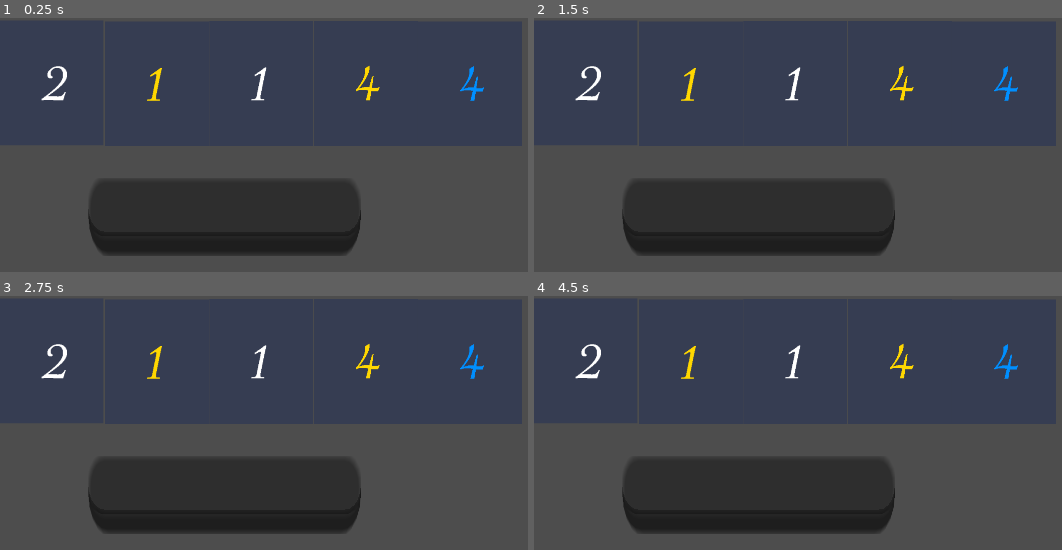
Above: before the commit, frames 1-4 (two rows, left to right).
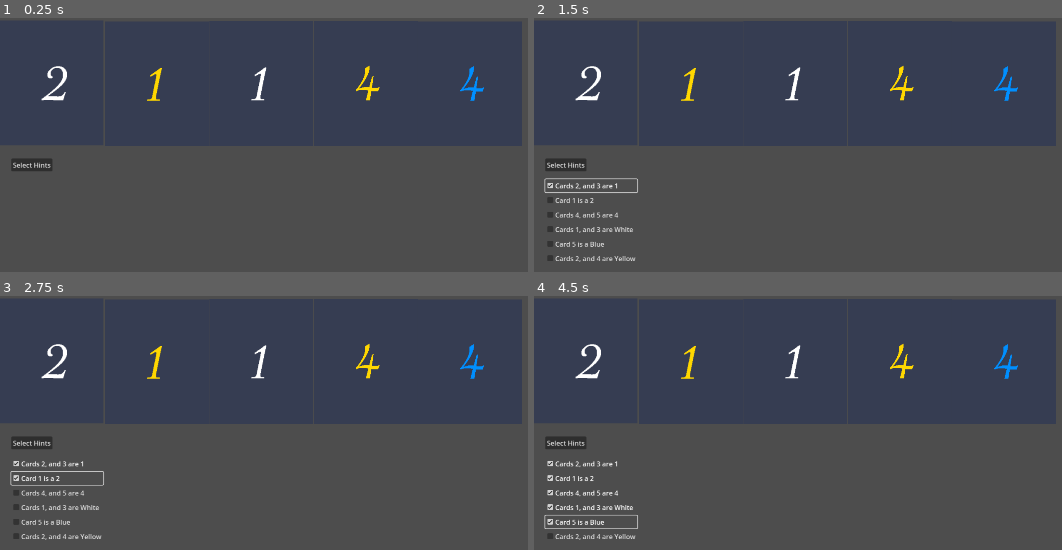
Above: after the commit, the same moments.

Repository: dbm19/hanabi
Game: Godot game, scene res://game_board.tscn
Two runs of this game, one before a commit and one after it. Both use one fixed random seed, a clock stepped at 60 frames per second and the inputs below.
Inputs (mouse positions are in pixels of both pictures, inside the frame that each line leads up to):
- Up to frame 1 (0.25 s): no input
- Up to frame 2 (1.5 s): click (565, 165) at 0.5 s, where only the run after the commit has a clickable "Select Hints"; click (592, 185) at 1.25 s, where only the run after the commit has a clickable "Cards 2, and 3 are 1"
- Up to frame 3 (2.75 s): click (58, 478) at 2 s, where only the run after the commit has a clickable "Card 1 is a 2"
- Up to frame 4 (4.5 s): click (592, 494) at 2.75 s, where only the run after the commit has a clickable "Cards 4, and 5 are 4"; click (592, 506) at 3.5 s, where only the run after the commit has a clickable "Cards 1, and 3 are White"; click (592, 522) at 4.25 s, where only the run after the commit has a clickable "Card 5 is a Blue"

The runs differ from the first frame. In frame 1, 15% of the frame differs, in the area x 2-69%, y 55-94%; in frame 2, 16%; in frame 3, 16%; in frame 4, 16%, in the area x 1-69%, y 55-97%.

Commit message:
Added hint UI

Diff:
--- /dev/null
+++ b/control.gd
@@ -0,0 +1,33 @@
+extends Control
+
+var dropdown_button: Button
+var item_list: VBoxContainer
+var items = Singleton.list_of_hints
+
+func _ready():
+	dropdown_button = Button.new()
+	dropdown_button.text = "Select Hints"
+	dropdown_button.connect("pressed", _on_dropdown_button_pressed)
+	add_child(dropdown_button)
+
+	item_list = VBoxContainer.new()
+	item_list.visible = false
+	# Move list away from original button
+	item_list.position.y += 50
+	add_child(item_list)
+
+	for item in items:
+		if item != "":
+			var checkbox = CheckBox.new()
+			checkbox.text = item
+			item_list.add_child(checkbox)
+
+func _on_dropdown_button_pressed():
+	item_list.visible = !item_list.visible
+
+func get_selected_items():
+	var selected = []
+	for child in item_list.get_children():
+		if child is CheckBox and child.pressed:
+			selected.append(child.text)
+	return selected
--- /dev/null
+++ b/control.tscn
@@ -0,0 +1,12 @@
+[gd_scene load_steps=2 format=3 uid="uid://c7qmra45yvqwi"]
+
+[ext_resource type="Script" uid="uid://sfieoqdbhth0" path="res://control.gd" id="1_0fbet"]
+
+[node name="Control" type="Control"]
+layout_mode = 3
+anchors_preset = 15
+anchor_right = 1.0
+anchor_bottom = 1.0
+grow_horizontal = 2
+grow_vertical = 2
+script = ExtResource("1_0fbet")
--- a/game_board.gd
+++ b/game_board.gd
@@ -13,6 +13,11 @@
 var blues = []
 var whites = []
 var yellows = []
+var hints_box
+var list_of_hints = []
+
+# Preload the scene resource
+const CONTROL_SCENE: PackedScene = preload("res://control.tscn")
 
 # Called when the node enters the scene tree for the first time.
 func _ready() -> void:
@@ -24,20 +29,28 @@
 		get_node("Card5/CardSprite")
 	]
 
+	# Get nodes
+	var hints_position_node = get_node("HintsPosition")
+	hints_box = get_node("Hints")
+
 	for i in range(Singleton.player_information[player_index].Hand.size()):
 		_render_card(Singleton.player_information[player_index].Hand[i], i)
 
 	_assess_cards()
-	_generate_number_hints(ones, 1)
-	_generate_number_hints(twos, 2)
-	_generate_number_hints(threes, 3)
-	_generate_number_hints(fours, 4)
-	_generate_number_hints(fives, 5)
-	_generate_colour_hints(whites, "White")
-	_generate_colour_hints(reds, "Red")
-	_generate_colour_hints(greens, "Green")
-	_generate_colour_hints(blues, "Blue")
-	_generate_colour_hints(yellows, "Yellow")
+	Singleton.list_of_hints.append(_generate_number_hints(ones, 1))
+	Singleton.list_of_hints.append(_generate_number_hints(twos, 2))
+	Singleton.list_of_hints.append(_generate_number_hints(threes, 3))
+	Singleton.list_of_hints.append(_generate_number_hints(fours, 4))
+	Singleton.list_of_hints.append(_generate_number_hints(fives, 5))
+	Singleton.list_of_hints.append(_generate_colour_hints(whites, "White"))
+	Singleton.list_of_hints.append(_generate_colour_hints(reds, "Red"))
+	Singleton.list_of_hints.append(_generate_colour_hints(greens, "Green"))
+	Singleton.list_of_hints.append(_generate_colour_hints(blues, "Blue"))
+	Singleton.list_of_hints.append(_generate_colour_hints(yellows, "Yellow"))
+	print(Singleton.list_of_hints)
+
+	var control_instance = CONTROL_SCENE.instantiate()
+	hints_position_node.add_child(control_instance)
 
 # Called every frame. 'delta' is the elapsed time since the previous frame.
 func _process(delta: float) -> void:
@@ -139,7 +152,7 @@
 	print(ones, twos, threes, fours, fives)
 	print(whites, reds, blues, greens, yellows)
 
-func _generate_number_hints(numbers_array, number) -> void:
+func _generate_number_hints(numbers_array, number) -> String:
 	var hints_for_number
 	var hints_string = ""
 
@@ -153,14 +166,15 @@
 			hints_string += str(numbers_array[i] + 1)
 	if numbers_array.size() > 1:
 		hints_for_number = "Cards " + hints_string + " are " + str(number)
-		print(hints_for_number)
+		return(hints_for_number)
 	elif numbers_array.size() == 1:
 		hints_for_number = "Card " + hints_string + " is a " + str(number)
-		print(hints_for_number)
+		return(hints_for_number)
 	else:
 		hints_for_number = "There are no " + str(number) + "'s"
+		return("")
 
-func _generate_colour_hints(colours_array, colour) -> void:
+func _generate_colour_hints(colours_array, colour) -> String:
 	var hints_for_colour
 	var hints_string = ""
 
@@ -174,9 +188,10 @@
 			hints_string += str(colours_array[i] + 1)
 	if colours_array.size() > 1:
 		hints_for_colour = "Cards " + hints_string + " are " + str(colour)
-		print(hints_for_colour)
+		return(hints_for_colour)
 	elif colours_array.size() == 1:
 		hints_for_colour = "Card " + hints_string + " is a " + str(colour)
-		print(hints_for_colour)
+		return(hints_for_colour)
 	else:
 		hints_for_colour = "There are no " + str(colour) + "'s"
+		return("")
--- a/game_board.tscn
+++ b/game_board.tscn
@@ -5,6 +5,12 @@
 
 [node name="GameBoard" type="Node2D"]
 script = ExtResource("1_i37i2")
+
+[node name="Hints" type="Label" parent="."]
+offset_left = 12.0
+offset_top = 319.0
+offset_right = 52.0
+offset_bottom = 342.0
 
 [node name="Card" parent="." instance=ExtResource("1_xrvgy")]
 position = Vector2(124, 156)
@@ -21,9 +27,5 @@
 [node name="Card5" parent="." instance=ExtResource("1_xrvgy")]
 position = Vector2(1130, 158)
 
-[node name="TextEdit" type="TextEdit" parent="."]
-offset_left = 866.99994
-offset_top = 386.0
-offset_right = 918.0881
-offset_bottom = 394.0
-scale = Vector2(-12.805373, 23.263617)
+[node name="HintsPosition" type="Node2D" parent="."]
+position = Vector2(27, 338)
--- a/singleton.gd
+++ b/singleton.gd
@@ -45,6 +45,7 @@
 	"4_g","4_g",
 	"5_g",
 ]
+var list_of_hints = []
 
 # Called when the node enters the scene tree for the first time.
 func _ready() -> void:
Not shown, added: control.gd.uid
